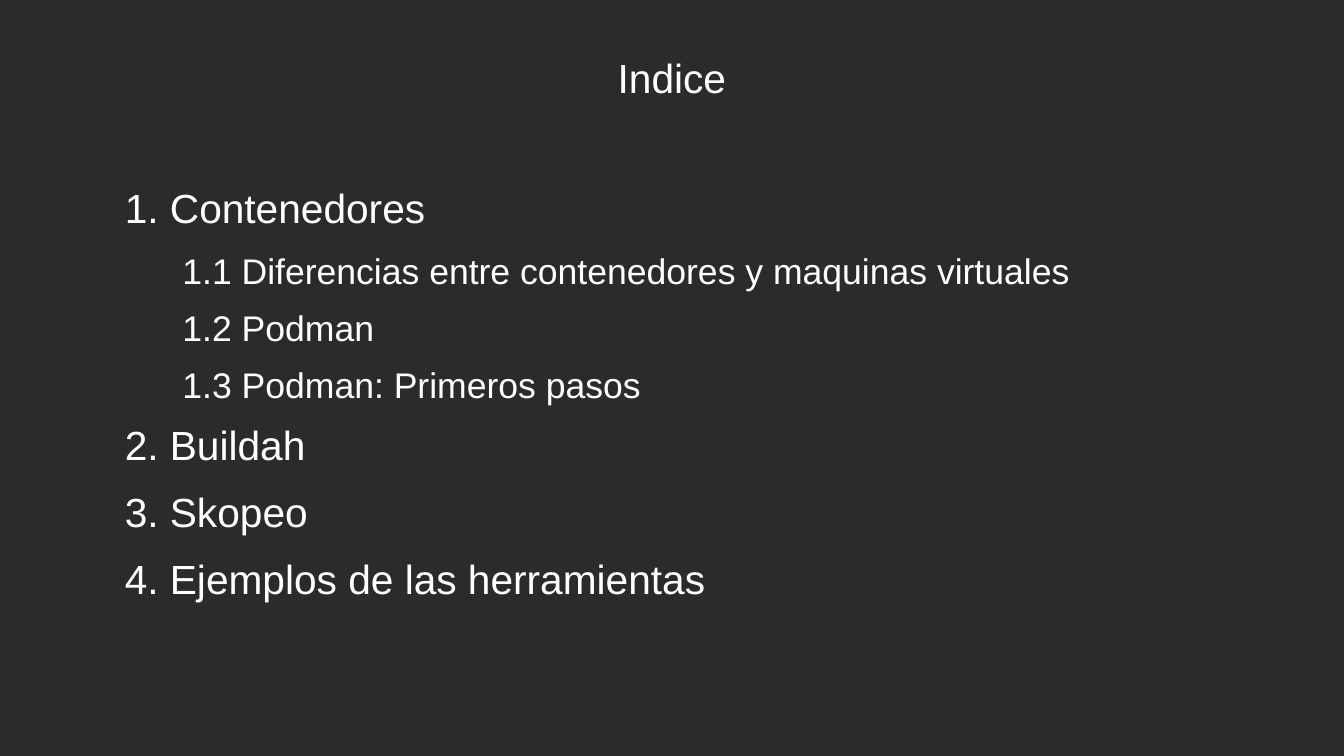
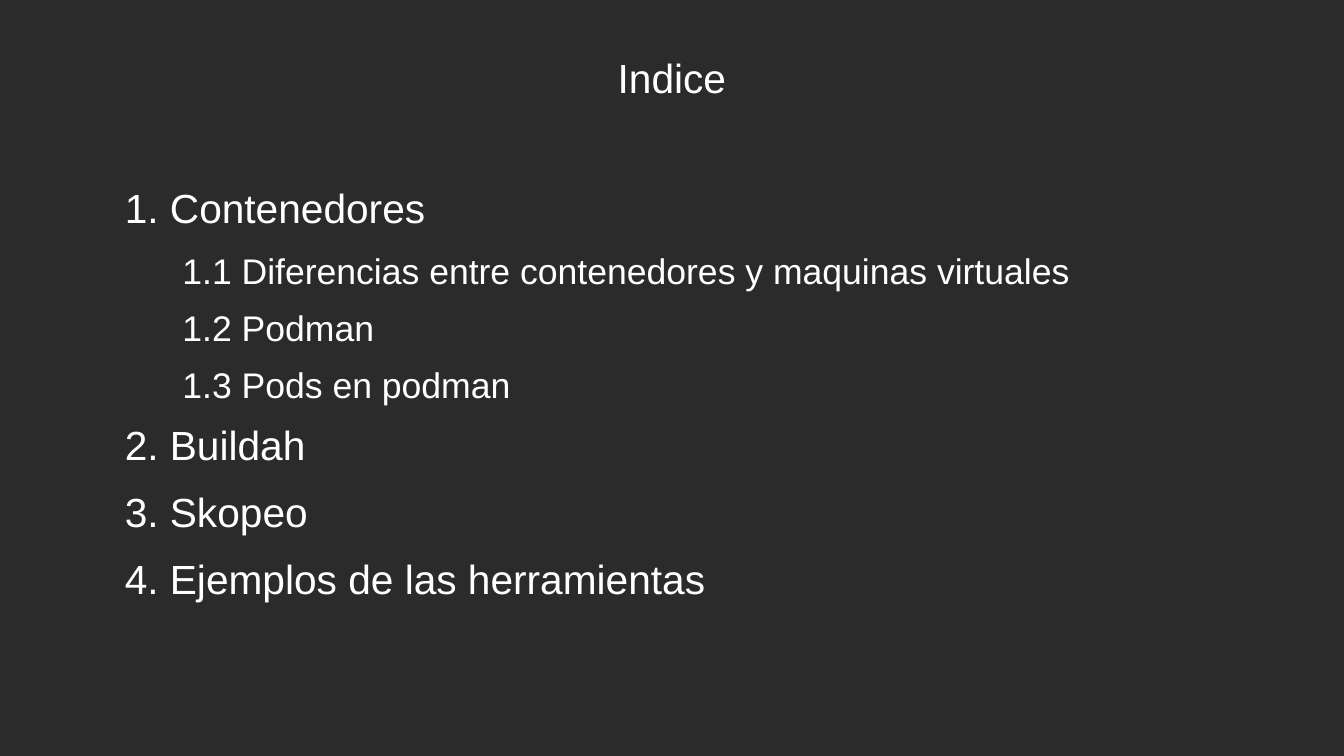
Before and after one commit to FranJaviMN/Proyecto-integrado, a slide deck: slide 2 of Presentación.odp. Drawn at 1344x756 pixels with LibreOffice and Linux fonts; fonts in the diff are those of the drawing; background and template pictures are left out; a plain dark background stands for a picture behind light text. Boxes give left, top, right and bottom in pixels: in the first picture for what was removed or moved away, otherwise in the second. Text is boxed around its words. In the diff, an @@ line names an element or a change of style, - is before the commit and + after.

```diff
--- a/Presentación.odp
+++ b/Presentación.odp
@@ text at (182,372,510,406): text changed @@
-  1.3 Podman: Primeros pasos
+  1.3 Pods en podman
```
Also in this commit, not shown: 1 other slide changed, 4 slides added, 2 other files.
